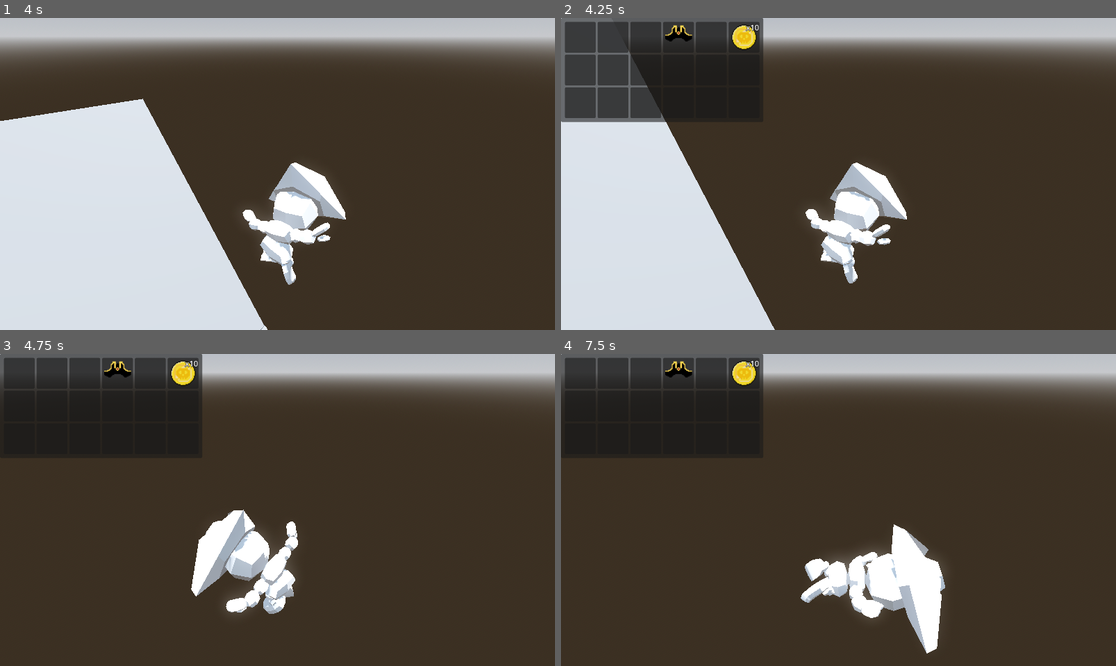
Above: before the commit, frames 1-4 (two rows, left to right).
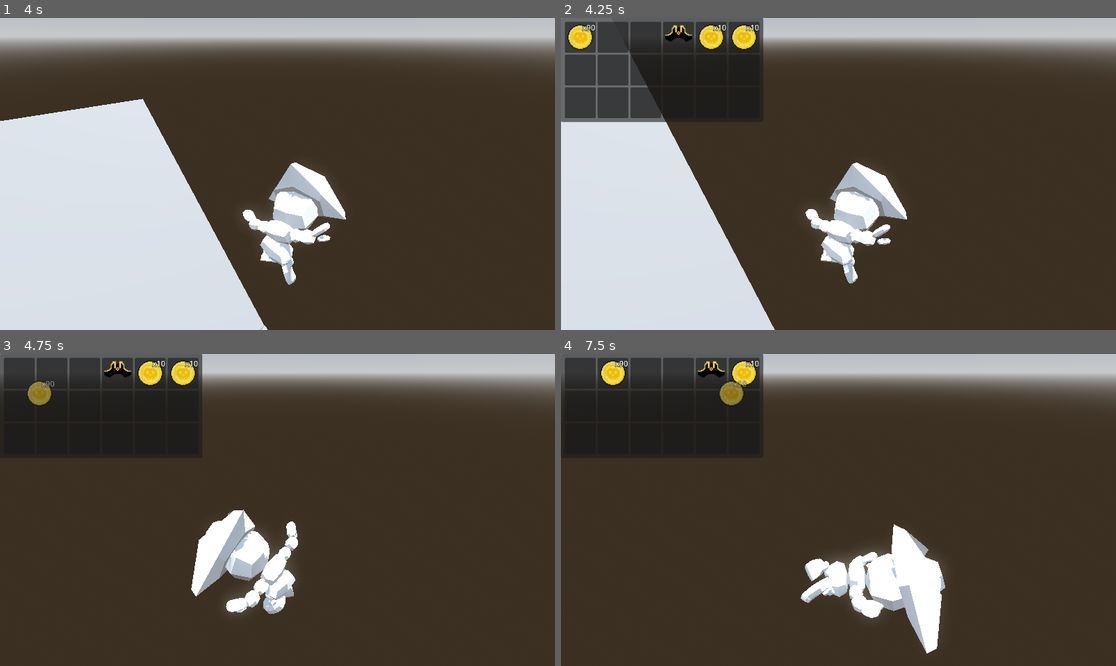
Above: after the commit, the same moments.

Repository: d4nmos/PirateGame
Game: Godot game, scene res://scenes/test.tscn
Two runs of this game, one before a commit and one after it. Both use one fixed random seed, a clock stepped at 60 frames per second and the inputs below.
Inputs (mouse positions are in pixels of both pictures, inside the frame that each line leads up to):
- Up to frame 1 (4 s): move the mouse to (305, 174) at 0.52 s; hold E (action) 0.53-1.28 s; hold W (forward) from 0.53 s (still down); click (305, 174) at 0.67 s; tap Space (jump) at 0.77, 1.52, 3.02, 3.77 s; move the mouse to (249, 174) at 1.27 s; tap E (action) at 1.35, 2.85 s; click (249, 174) at 1.42 s; move the mouse to (288, 167) at 2.02 s; hold E (action) 2.03-2.78 s; click (288, 167) at 2.17 s; move the mouse to (271, 180) at 2.77 s; click (271, 180) at 2.92 s; move the mouse to (316, 177) at 3.52 s; hold E (action) from 3.53 s (still down); click (316, 177) at 3.67 s
- Up to frame 2 (4.25 s): keep holding W (forward); keep holding E (action); tap I (inventory) at 4.15 s
- Up to frame 3 (4.75 s): move the mouse to (16, 372) at 4.27 s; release W (forward) at 4.28 s; release E (action) at 4.28 s; hold A (left) from 4.28 s (still down); tap E (action) at 4.35 s; click (16, 372) at 4.42 s; tap Space (jump) at 4.52 s
- Up to frame 4 (7.5 s): move the mouse to (610, 372) at 5.02 s; release A (left) at 5.03 s; hold S (backward) 5.03-5.78 s; hold E (action) 5.03-5.78 s; click (610, 372) at 5.17 s; move the mouse to (644, 372) at 5.77 s; hold D (right) 5.78-6.53 s; tap E (action) at 5.85, 7.35 s; click (644, 372) at 5.92 s; tap Space (jump) at 6.02, 6.77 s; move the mouse to (677, 372) at 6.52 s; hold W (forward) 6.53-7.28 s; hold E (action) 6.53-7.28 s; click (677, 372) at 6.67 s; move the mouse to (710, 372) at 7.27 s; hold D (right) from 7.28 s (still down); click (710, 372) at 7.42 s

Frame 1 is identical in both runs. In frame 2, 0.6% of the frame differs, in the area x 1-30%, y 2-11%; in frame 3, 0.6%; in frame 4, 0.9%, in the area x 7-34%, y 2-17%.

Commit message:
Update inventory system

Diff:
--- a/inventory/scripts/InventoryInterface.gd
+++ b/inventory/scripts/InventoryInterface.gd
@@ -3,10 +3,32 @@
 var grabbed_slot_data: SlotData
 
 @onready var player_inventory = $PlayerInventory
+@onready var grabbed_slot = $GrabbedSlot
+
+func _physics_process(delta):
+	if grabbed_slot.visible:
+		grabbed_slot.global_position = get_global_mouse_position() + Vector2(10, 10)
 
 func set_player_inventory_data(inventory_data: InventoryData):
 	inventory_data.inventory_interact.connect(on_inventory_interact)
 	player_inventory.set_inventory_data(inventory_data)
 
 func on_inventory_interact(inventory_data: InventoryData, index: int, button: int):
-	print("%s %s %s" % [inventory_data, index, button])
+	match [grabbed_slot_data, button]:
+		[null, MOUSE_BUTTON_LEFT]:
+			grabbed_slot_data = inventory_data.grab_slot_data(index)
+		[_, MOUSE_BUTTON_LEFT]:
+			grabbed_slot_data = inventory_data.drop_slot_data(grabbed_slot_data, index)
+		[null, MOUSE_BUTTON_RIGHT]:
+			pass
+		[_, MOUSE_BUTTON_RIGHT]:
+			grabbed_slot_data = inventory_data.drop_single_slot_data(grabbed_slot_data, index)
+
+	update_grabbed_slot()
+
+func update_grabbed_slot():
+	if grabbed_slot_data:
+		grabbed_slot.show()
+		grabbed_slot.set_slot_data(grabbed_slot_data)
+	else:
+		grabbed_slot.hide()
--- a/inventory/scripts/inventory.gd
+++ b/inventory/scripts/inventory.gd
@@ -5,6 +5,7 @@
 @onready var item_grid = $MarginContainer/ItemGrid
 
 func set_inventory_data(inventory_data: InventoryData):
+	inventory_data.inventory_update.connect(populate_item_grid)
 	populate_item_grid(inventory_data)
 
 func populate_item_grid(inventory_data: InventoryData):
--- a/inventory/scripts/inventory_data.gd
+++ b/inventory/scripts/inventory_data.gd
@@ -1,9 +1,48 @@
 extends Resource
 class_name InventoryData
 
+signal inventory_update(inventory_data: InventoryData)
 signal inventory_interact(inventory_data: InventoryData, index: int, button: int)
 
 @export var slot_data: Array[SlotData]
 
+func grab_slot_data(index: int) -> SlotData:
+	var grabbed_slot_data = slot_data[index]
+
+	if grabbed_slot_data:
+		slot_data[index] = null
+		inventory_update.emit(self)
+		return grabbed_slot_data
+	else:
+		return null
+
+func drop_slot_data(grabbed_slot_data: SlotData,index: int) -> SlotData:
+	var one_slot_data = slot_data[index]
+	var return_slot_data: SlotData
+
+	if one_slot_data and one_slot_data.can_fully_merge_with(grabbed_slot_data):
+		one_slot_data.fully_merge_with(grabbed_slot_data)
+	else:
+		slot_data[index] = grabbed_slot_data
+		return_slot_data = one_slot_data
+
+	inventory_update.emit(self)
+	return return_slot_data
+
+func drop_single_slot_data(grabbed_slot_data: SlotData,index: int) -> SlotData:
+	var one_slot_data = slot_data[index]
+
+	if not one_slot_data:
+		slot_data[index] = grabbed_slot_data.create_single_slot_data()
+	elif one_slot_data.can_merge_with(grabbed_slot_data):
+		one_slot_data.fully_merge_with(grabbed_slot_data.create_single_slot_data())
+
+	inventory_update.emit(self)
+
+	if grabbed_slot_data.quantity > 0:
+		return grabbed_slot_data
+	else:
+		return null
+
 func on_slot_clicked(index: int, button: int):
 	inventory_interact.emit(self, index, button)
--- a/inventory/scripts/slot.gd
+++ b/inventory/scripts/slot.gd
@@ -13,7 +13,8 @@
 	if one_slot_data.quantity > 1:
 		quantity_label.text = "x%s" % one_slot_data.quantity
 		quantity_label.show()
-
+	else:
+		quantity_label.hide()
 
 func _on_gui_input(event):
 	if event is InputEventMouseButton \
--- a/inventory/scripts/slot_data.gd
+++ b/inventory/scripts/slot_data.gd
@@ -6,6 +6,25 @@
 @export var item_data: ItemData
 @export_range(1, MAX_STACK_SIZE) var quantity: int = 1: set = set_quantity
 
+func can_fully_merge_with(other_slot_data: SlotData) -> bool:
+	return item_data == other_slot_data.item_data \
+		and item_data.stackable \
+		and quantity + other_slot_data.quantity <= MAX_STACK_SIZE
+
+func can_merge_with(other_slot_data: SlotData) -> bool:
+	return item_data == other_slot_data.item_data \
+		and item_data.stackable \
+		and quantity < MAX_STACK_SIZE
+
+func fully_merge_with(other_slot_data: SlotData):
+	quantity += other_slot_data.quantity
+
+func create_single_slot_data() -> SlotData:
+	var new_slot_data = duplicate()
+	new_slot_data.quantity = 1
+	quantity -= 1
+	return new_slot_data
+
 func set_quantity(value: int):
 	quantity = value
 	if quantity > 1 and not item_data.stackable:
--- a/inventory/test_inventory.tres
+++ b/inventory/test_inventory.tres
@@ -1,14 +1,24 @@
-[gd_resource type="Resource" script_class="InventoryData" load_steps=7 format=3 uid="uid://bafm4ninl8gno"]
+[gd_resource type="Resource" script_class="InventoryData" load_steps=9 format=3 uid="uid://bafm4ninl8gno"]
 
 [ext_resource type="Script" path="res://inventory/scripts/inventory_data.gd" id="1_8b02o"]
 [ext_resource type="Resource" uid="uid://nbkh7pdmewma" path="res://inventory/items/pirate_hat.tres" id="2_wmipp"]
 [ext_resource type="Script" path="res://inventory/scripts/slot_data.gd" id="3_4m78k"]
 [ext_resource type="Resource" uid="uid://dhyko00qg7vfm" path="res://inventory/items/coin.tres" id="4_hogvl"]
 
+[sub_resource type="Resource" id="Resource_u0uj6"]
+script = ExtResource("3_4m78k")
+item_data = ExtResource("4_hogvl")
+quantity = 90
+
 [sub_resource type="Resource" id="Resource_wr1b5"]
 script = ExtResource("3_4m78k")
 item_data = ExtResource("2_wmipp")
 quantity = 1
+
+[sub_resource type="Resource" id="Resource_mld7f"]
+script = ExtResource("3_4m78k")
+item_data = ExtResource("4_hogvl")
+quantity = 10
 
 [sub_resource type="Resource" id="Resource_b046d"]
 script = ExtResource("3_4m78k")
@@ -17,4 +27,4 @@
 
 [resource]
 script = ExtResource("1_8b02o")
-slot_data = Array[ExtResource("3_4m78k")]([null, null, null, SubResource("Resource_wr1b5"), null, SubResource("Resource_b046d"), null, null, null, null, null, null, null, null, null, null, null, null])
+slot_data = Array[ExtResource("3_4m78k")]([SubResource("Resource_u0uj6"), null, null, SubResource("Resource_wr1b5"), SubResource("Resource_mld7f"), SubResource("Resource_b046d"), null, null, null, null, null, null, null, null, null, null, null, null])
--- a/scenes/player.tscn
+++ b/scenes/player.tscn
@@ -149,59 +149,59 @@
 bones/55/position = Vector3(-0.317609, 0.51859, 0.744779)
 
 [node name="eye_L" parent="visuals/character/character armature/Skeleton3D" index="0"]
-transform = Transform3D(0.968885, 0.230043, -0.0913327, -0.190189, 0.928108, 0.320069, 0.158396, -0.29274, 0.942981, 0.199086, 1.20328, 0.236253)
+transform = Transform3D(0.968885, 0.230043, -0.0913328, -0.190189, 0.928108, 0.320069, 0.158396, -0.29274, 0.942981, 0.199086, 1.20328, 0.236253)
 bone_idx = 4
 
 [node name="eye_R" parent="visuals/character/character armature/Skeleton3D" index="1"]
-transform = Transform3D(-0.968885, 0.230043, -0.0913327, 0.190189, 0.928108, 0.320069, -0.158396, -0.29274, 0.942981, -0.0842446, 1.25889, 0.189933)
+transform = Transform3D(-0.968885, 0.230043, -0.0913328, 0.190189, 0.928108, 0.320069, -0.158396, -0.29274, 0.942981, -0.0842448, 1.25889, 0.189933)
 bone_idx = 6
 
 [node name="hat tricorne" parent="visuals/character/character armature/Skeleton3D" index="2"]
-transform = Transform3D(0.968885, 0.241641, -0.0535813, -0.190189, 0.865385, 0.463613, 0.158396, -0.438997, 0.884416, 0.196098, 1.53946, -0.264901)
+transform = Transform3D(0.968885, 0.241641, -0.0535814, -0.190189, 0.865385, 0.463612, 0.158396, -0.438997, 0.884416, 0.196098, 1.53946, -0.264901)
 bone_idx = 7
 
 [node name="head" parent="visuals/character/character armature/Skeleton3D" index="3"]
-transform = Transform3D(0.968885, 0.230043, -0.0913327, -0.190189, 0.928108, 0.320069, 0.158396, -0.29274, 0.942981, 0.098868, 1.18747, -0.0928048)
+transform = Transform3D(0.968885, 0.230043, -0.0913329, -0.190189, 0.928108, 0.320069, 0.158396, -0.29274, 0.942981, 0.0988679, 1.18747, -0.0928048)
 bone_idx = 8
 
 [node name="forearm_L" parent="visuals/character/character armature/Skeleton3D" index="4"]
-transform = Transform3D(0.331267, 0.868944, -0.367695, -0.911391, 0.395539, 0.113646, 0.244189, 0.297466, 0.922976, 0.314965, 0.376094, -0.0287788)
+transform = Transform3D(0.331268, 0.868943, -0.367694, -0.91139, 0.39554, 0.113646, 0.244189, 0.297466, 0.922976, 0.314966, 0.376094, -0.0287789)
 bone_idx = 16
 
 [node name="arm_L" parent="visuals/character/character armature/Skeleton3D" index="5"]
-transform = Transform3D(0.378394, 0.859501, -0.343622, -0.92002, 0.390081, -0.0374134, 0.101883, 0.330296, 0.938362, 0.246995, 0.570422, -0.0608459)
+transform = Transform3D(0.378396, 0.859501, -0.343621, -0.92002, 0.390081, -0.0374138, 0.101883, 0.330295, 0.938363, 0.246995, 0.570422, -0.060846)
 bone_idx = 17
 
 [node name="forearm_R" parent="visuals/character/character armature/Skeleton3D" index="6"]
-transform = Transform3D(-0.428827, -0.898924, -0.0896802, -0.885792, 0.398902, 0.237169, 0.177424, -0.181143, 0.96732, -0.294915, 0.406356, -0.0696067)
+transform = Transform3D(-0.428827, -0.898924, -0.0896808, -0.885792, 0.398901, 0.237169, 0.177423, -0.181143, 0.96732, -0.294915, 0.406356, -0.0696067)
 bone_idx = 27
 
 [node name="arm_R" parent="visuals/character/character armature/Skeleton3D" index="7"]
-transform = Transform3D(-0.391019, -0.909607, -0.140424, -0.918297, 0.395831, -0.00696955, -0.0619237, -0.126226, 0.990067, -0.215982, 0.600129, -0.0822094)
+transform = Transform3D(-0.391018, -0.909608, -0.140424, -0.918297, 0.39583, -0.00696944, -0.0619236, -0.126226, 0.990067, -0.215981, 0.600129, -0.0822094)
 bone_idx = 28
 
 [node name="chest" parent="visuals/character/character armature/Skeleton3D" index="8"]
-transform = Transform3D(0.998245, 0.0583716, -0.010025, -0.0565501, 0.989692, 0.131578, 0.0176021, -0.13078, 0.991255, 0.0143495, 0.676862, -0.0442926)
+transform = Transform3D(0.998245, 0.0583715, -0.010025, -0.05655, 0.989692, 0.131578, 0.0176021, -0.13078, 0.991255, 0.0143494, 0.676862, -0.0442926)
 bone_idx = 31
 
 [node name="leg_L" parent="visuals/character/character armature/Skeleton3D" index="9"]
-transform = Transform3D(0.953214, -0.157766, 0.257863, 0.261506, 0.85827, -0.441574, -0.151651, 0.488347, 0.859371, 0.175631, 0.141427, -0.0164668)
+transform = Transform3D(0.953214, -0.157765, 0.257863, 0.261506, 0.858269, -0.441575, -0.151651, 0.488348, 0.859371, 0.175631, 0.141427, -0.0164669)
 bone_idx = 36
 
 [node name="hip_L" parent="visuals/character/character armature/Skeleton3D" index="10"]
-transform = Transform3D(0.972714, -0.221307, 0.0696438, 0.190017, 0.932161, 0.308169, -0.133119, -0.286527, 0.948779, 0.158977, 0.23197, 0.00191906)
+transform = Transform3D(0.972714, -0.221307, 0.0696439, 0.190016, 0.932162, 0.308169, -0.133119, -0.286527, 0.948779, 0.158977, 0.23197, 0.00191902)
 bone_idx = 37
 
 [node name="leg_R" parent="visuals/character/character armature/Skeleton3D" index="11"]
-transform = Transform3D(-0.772368, 0.424172, -0.472785, 0.473662, 0.880557, 0.0162158, -0.423192, 0.211415, 0.881029, -0.206239, 0.145749, -0.065221)
+transform = Transform3D(-0.772369, 0.424171, -0.472785, 0.473661, 0.880558, 0.0162156, -0.423193, 0.211415, 0.881029, -0.206239, 0.145749, -0.065221)
 bone_idx = 44
 
 [node name="hip_R" parent="visuals/character/character armature/Skeleton3D" index="12"]
-transform = Transform3D(-0.828072, 0.398343, -0.394487, 0.455378, 0.88835, -0.0588556, -0.326998, 0.228378, 0.917014, -0.165547, 0.243928, -0.0358306)
+transform = Transform3D(-0.828072, 0.398342, -0.394487, 0.455378, 0.888351, -0.0588557, -0.326999, 0.228377, 0.917014, -0.165547, 0.243928, -0.0358306)
 bone_idx = 45
 
 [node name="belly" parent="visuals/character/character armature/Skeleton3D" index="13"]
-transform = Transform3D(0.99959, 0.024252, -0.0152005, -0.0240026, 0.999578, 0.0163808, 0.0155913, -0.0160092, 0.99975, 0.00358512, 0.390619, -0.00495301)
+transform = Transform3D(0.99959, 0.0242519, -0.0152005, -0.0240025, 0.999578, 0.0163808, 0.0155913, -0.0160092, 0.99975, 0.00358511, 0.390619, -0.00495301)
 bone_idx = 48
 
 [node name="AnimationTree" type="AnimationTree" parent="visuals/character"]
--- a/scenes/test.tscn
+++ b/scenes/test.tscn
@@ -11,6 +11,7 @@
 [ext_resource type="PackedScene" uid="uid://duq5y7kindbmh" path="res://scenes/enemy.tscn" id="7_0hs50"]
 [ext_resource type="PackedScene" uid="uid://cuuy5suppc24a" path="res://inventory/scenes/inventory.tscn" id="9_sxj2t"]
 [ext_resource type="Script" path="res://inventory/scripts/InventoryInterface.gd" id="10_c3hkw"]
+[ext_resource type="PackedScene" uid="uid://n5dc7p2v18kr" path="res://inventory/scenes/slot.tscn" id="12_8qxxp"]
 
 [sub_resource type="ProceduralSkyMaterial" id="ProceduralSkyMaterial_txvjt"]
 sky_horizon_color = Color(0.64625, 0.65575, 0.67075, 1)
@@ -117,3 +118,9 @@
 
 [node name="PlayerInventory" parent="UI/InventoryInterface" instance=ExtResource("9_sxj2t")]
 layout_mode = 0
+
+[node name="GrabbedSlot" parent="UI/InventoryInterface" instance=ExtResource("12_8qxxp")]
+visible = false
+modulate = Color(1, 1, 1, 0.52549)
+self_modulate = Color(1, 1, 1, 0)
+layout_mode = 0
Not shown: 1 places in scenes/test.tscn that only renumber resources
